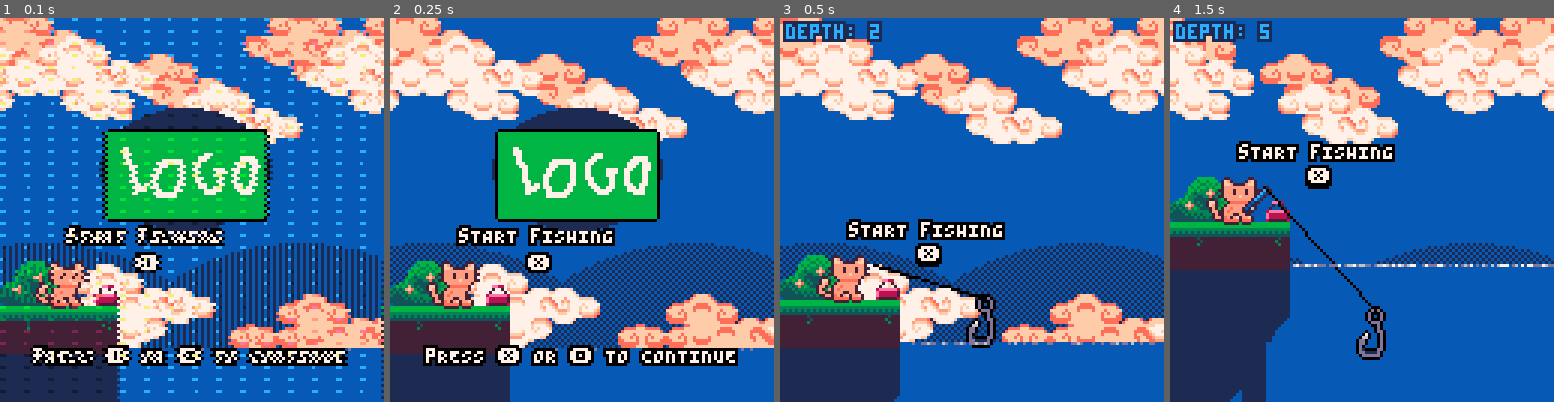
Above: before the commit, frames 1-4 (left to right).
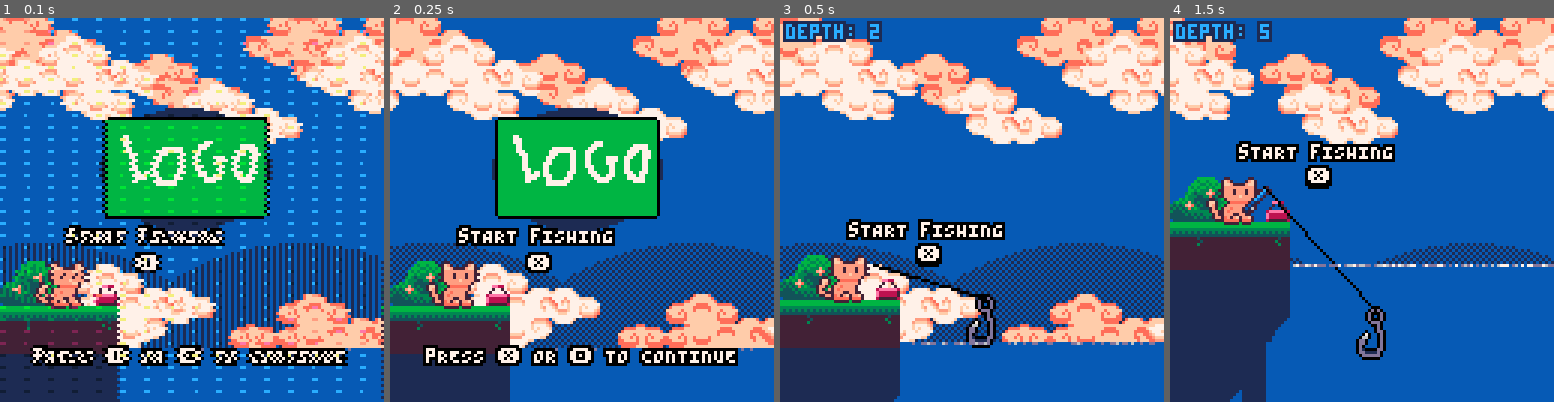
Above: after the commit, the same moments.

Repository: alexhlocke/AlexKotaFirstCart
Game: PICO-8 cartridge main_cart.p8
Same seed, same stepped clock (60 frames per second), same inputs: the game is played once before the commit and once after it.
Inputs:
- Up to frame 1 (0.1 s): no input
- Up to frame 2 (0.25 s): no input
- Up to frame 3 (0.5 s): tap X (X key) at 0.33 s
- Up to frame 4 (1.5 s): tap O (Z key) at 0.7 s; tap X (X key) at 1.07 s

The runs differ from the first frame. In frame 1, 4.4% of the frame differs, in the area x 26-71%, y 25-54%; in frame 2, 4.4%; in frame 3, nothing differs; in frame 4, nothing differs.

Commit message:
New fish added

Diff:
--- a/main_cart.p8
+++ b/main_cart.p8
@@ -275,7 +275,7 @@
  cx=cam.x
  cy=cam.y
  ovalfill(cx+34,cy+30,cx+90,cy+70,1)
- osspr(0,0,88,53,37,cx+36,30,53,37)
+ osspr(0,0,96,53,37,cx+36,34,53,37)
 
  bprint_cent("pRESS ❎ OR 🅾️ TO CONTINUE",cam.x+60,cam.y+110,15,0)
 end
Not shown, changed: 32 lines of the sprite sheet (__gfx__) section of main_cart.p8
